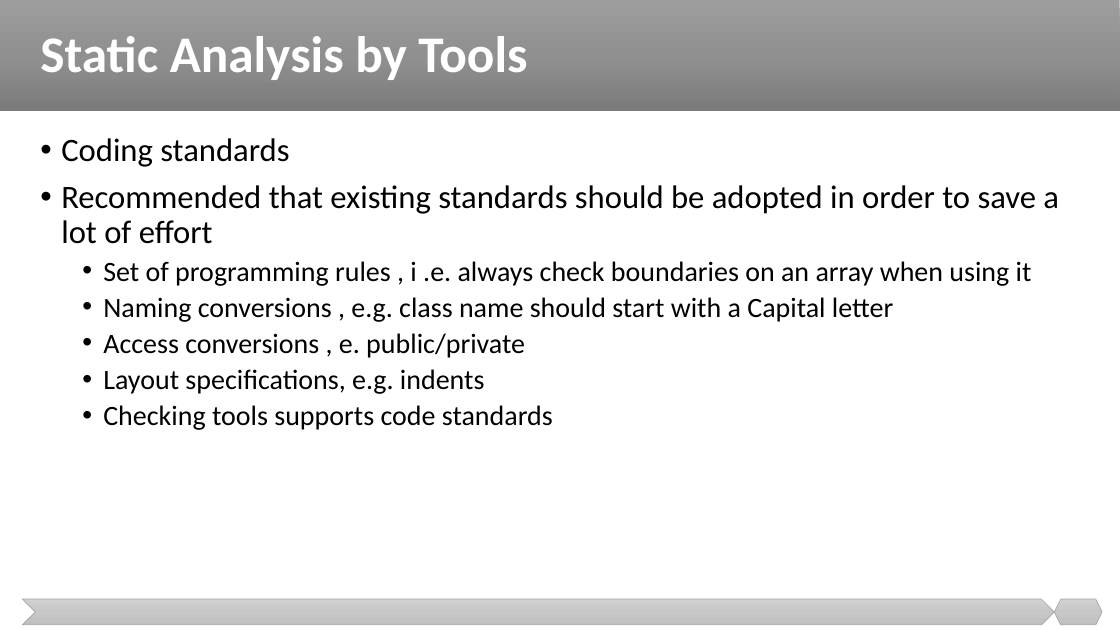
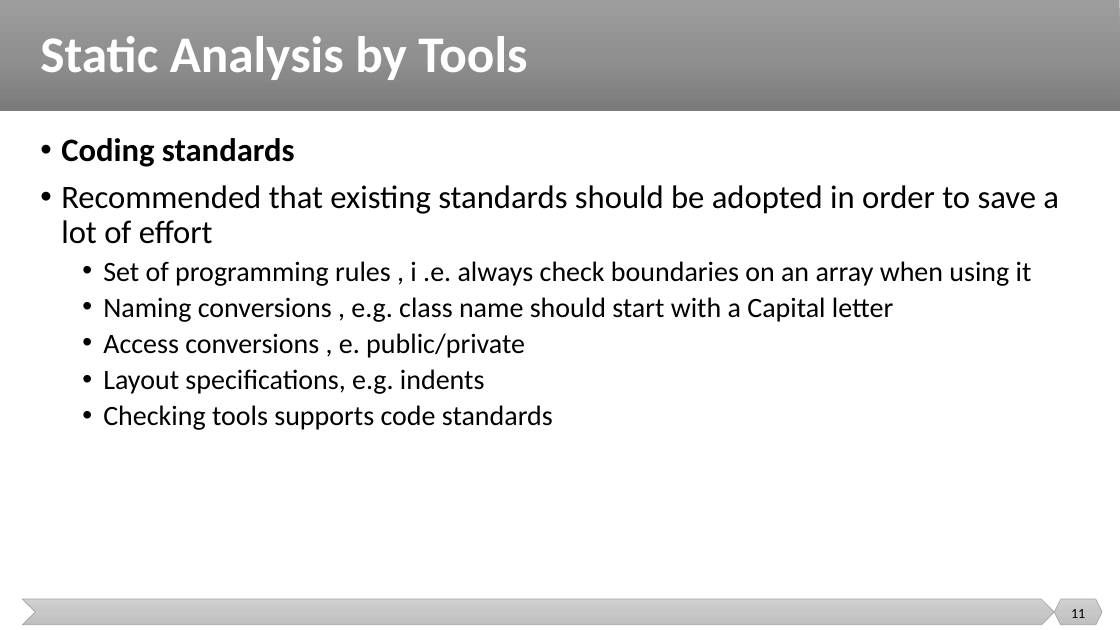
Before and after one commit to malenezi/malenezi, a slide deck: slide 11 of SE401/Lectures/4-Static Testing/Static Testing.pptx. Drawn at 1120x630 pixels with LibreOffice and Linux fonts; fonts in the diff are those of the drawing. Boxes give left, top, right and bottom in pixels: in the first picture for what was removed or moved away, otherwise in the second. Text is boxed around its words. In the diff, an @@ line names an element or a change of style, - is before the commit and + after.

```diff
--- a/SE401/Lectures/4-Static Testing/Static Testing.pptx
+++ b/SE401/Lectures/4-Static Testing/Static Testing.pptx
@@ text at [61,138,295,167]: bold on in "Coding standards" @@
@@ page number added at [1071,609,1085,618], 12 pt, text #000000 @@
+11
```
Also in this commit, not shown: 49 other slides changed, 1 other file.
